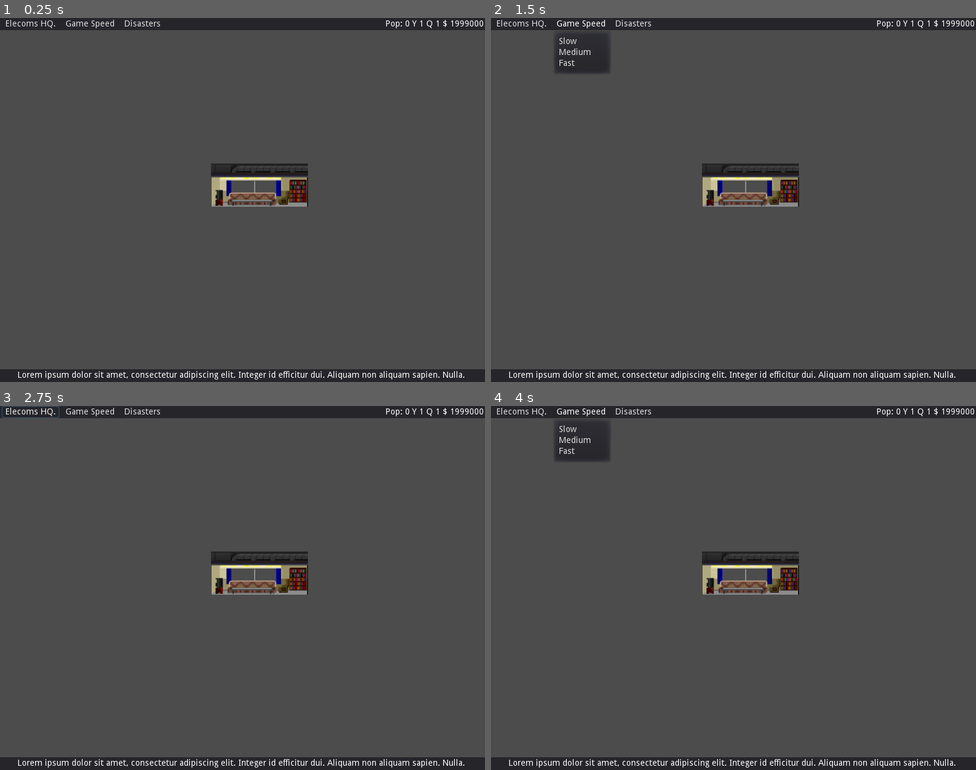
Above: before the commit, frames 1-4 (two rows, left to right).
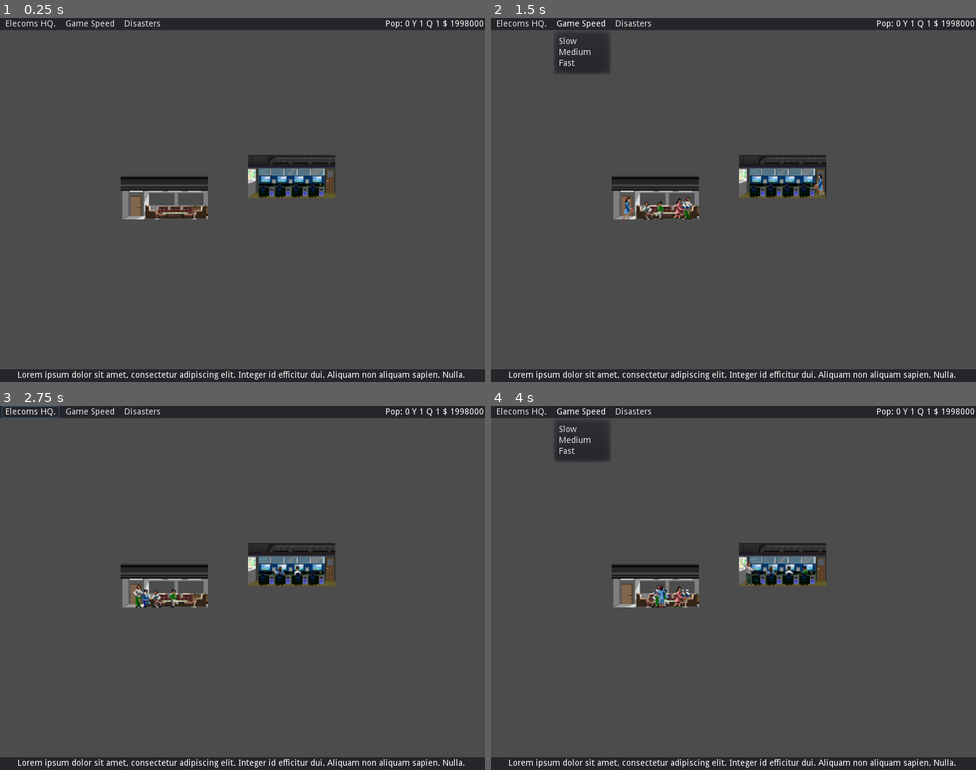
Above: after the commit, the same moments.

Repository: tonytins/skyscraperrising
Game: Godot game, scene res://src/world.tscn
Two runs of this game, one before a commit and one after it. Both use one fixed random seed, a clock stepped at 60 frames per second and the inputs below.
Inputs:
- Up to frame 1 (0.25 s): no input
- Up to frame 2 (1.5 s): click "Elecoms HQ." at 0.5 s; click "Game Speed" at 1.25 s
- Up to frame 3 (2.75 s): click "Disasters" at 2 s
- Up to frame 4 (4 s): click "Elecoms HQ." at 2.75 s; click "Game Speed" at 3.5 s

The runs differ from the first frame. In frame 1, 4.3% of the frame differs, in the area x 24-97%, y 0-56%; in frame 2, 4.3%; in frame 3, 4.3%; in frame 4, 4.4%.

Commit message:
Animanted office sprites

Diff:
--- a/project/assets/office.tscn
+++ b/project/assets/office.tscn
@@ -1,7 +1,32 @@
-[gd_scene load_steps=3 format=2]
+[gd_scene load_steps=16 format=2]
 
 [ext_resource path="res://src/room.gd" type="Script" id=1]
-[ext_resource path="res://assets/Office/office_t0_6_1.png" type="Texture" id=2]
+[ext_resource path="res://assets/Office/office_t0_1_3.png" type="Texture" id=2]
+[ext_resource path="res://assets/Office/office_t1_2_3.png" type="Texture" id=3]
+[ext_resource path="res://assets/Office/office_t0_1_5.png" type="Texture" id=4]
+[ext_resource path="res://assets/Office/office_t0_1_4.png" type="Texture" id=5]
+[ext_resource path="res://assets/Office/office_t0_1_6.png" type="Texture" id=6]
+[ext_resource path="res://assets/Office/office_t0_1_2.png" type="Texture" id=7]
+[ext_resource path="res://assets/Office/office_t0_1_1.png" type="Texture" id=8]
+[ext_resource path="res://assets/Office/office_t0_1_0.png" type="Texture" id=9]
+[ext_resource path="res://assets/Office/office_t1_2_1.png" type="Texture" id=10]
+[ext_resource path="res://assets/Office/office_t1_2_4.png" type="Texture" id=11]
+[ext_resource path="res://assets/Office/office_t1_2_2.png" type="Texture" id=12]
+[ext_resource path="res://assets/Office/office_t1_2_0.png" type="Texture" id=13]
+[ext_resource path="res://assets/Office/office_t1_2_5.png" type="Texture" id=14]
+
+[sub_resource type="SpriteFrames" id=1]
+animations = [ {
+"frames": [ ExtResource( 13 ), ExtResource( 10 ), ExtResource( 12 ), ExtResource( 3 ), ExtResource( 11 ), ExtResource( 14 ) ],
+"loop": true,
+"name": "v2",
+"speed": 2.0
+}, {
+"frames": [ ExtResource( 9 ), ExtResource( 8 ), ExtResource( 7 ), ExtResource( 2 ), ExtResource( 5 ), ExtResource( 4 ), ExtResource( 6 ) ],
+"loop": true,
+"name": "v1",
+"speed": 2.0
+} ]
 
 [node name="Office" type="Node2D"]
 script = ExtResource( 1 )
@@ -11,5 +36,8 @@
 room_capacity = 1
 is_rentable = true
 
-[node name="Sprite" type="Sprite" parent="."]
-texture = ExtResource( 2 )
+[node name="AnimatedSprite" type="AnimatedSprite" parent="."]
+frames = SubResource( 1 )
+animation = "v1"
+frame = 5
+playing = true
--- a/project/src/autoload/gamedata.gd
+++ b/project/src/autoload/gamedata.gd
@@ -6,6 +6,8 @@
 var prev_quarter: int
 var quarter: int = 1
 var population: int = 0
+var news: String
+
 enum GameSpeed { SLOW, MEDIUM, FAST }
 
 signal quarter_income
--- a/project/src/gpanel.gd
+++ b/project/src/gpanel.gd
@@ -1,17 +1,11 @@
 extends Panel
-
-func _ready():
-	$GameStatus/MoneyLbl.text = str(GameData.budget)
-	$GameStatus/YearNumLbl.text = str(GameData.year)
-	$GameStatus/QuaterNumLbl.text = str(GameData.quarter)
-	$GameStatus/PopNumLbl.text = str(GameData.population)
-	$GameMenus/NameBtn.text = GameData.tower_name
 
 func _process(delta):
 	$GameStatus/MoneyLbl.text = str(GameData.budget)
 	$GameStatus/YearNumLbl.text = str(GameData.year)
 	$GameStatus/PopNumLbl.text = str(GameData.population)
 	$GameStatus/QuaterNumLbl.text = str(GameData.quarter)
+	$GameMenus/NameBtn.text = GameData.tower_name
 
 func _on_NameBtn_pressed():
 	pass # Replace with function body.
--- /dev/null
+++ b/project/src/gui.gd
@@ -0,0 +1,4 @@
+extends Control
+
+func _on_NameBtn_pressed():
+	pass
--- a/project/src/gui.tscn
+++ b/project/src/gui.tscn
@@ -1,10 +1,12 @@
-[gd_scene load_steps=2 format=2]
+[gd_scene load_steps=3 format=2]
 
 [ext_resource path="res://src/gpanel.gd" type="Script" id=1]
+[ext_resource path="res://src/gui.gd" type="Script" id=2]
 
 [node name="GUI" type="Control"]
 anchor_right = 1.0
 anchor_bottom = 1.0
+script = ExtResource( 2 )
 __meta__ = {
 "_edit_use_anchors_": false
 }
--- a/project/src/room.gd
+++ b/project/src/room.gd
@@ -1,6 +1,8 @@
+tool
 extends Node2D
 
 enum IncomeFrequency { ONE_TIME, QUARTERLY }
+enum ChooseSprite { VERSION_1, VERSION_2 }
 
 export var room_cost: int = 10000
 export var room_income: int
@@ -8,6 +10,7 @@
 export var room_capacity: int
 export var is_rentable: bool
 export(IncomeFrequency) var income_frequency = IncomeFrequency.QUARTERLY
+export(ChooseSprite) var choose_sprite = ChooseSprite.VERSION_1
 
 var is_vacant: bool
 var num_of_tenants: int
@@ -23,6 +26,12 @@
 
 func _process(delta):
 
+	match choose_sprite:
+		ChooseSprite.VERSION_1:
+			$AnimatedSprite.play("v1")
+		ChooseSprite.VERSION_2:
+			$AnimatedSprite.play("v2")
+
 	# If the office is no longer vacant, start rent timer
 	if is_rentable == true:
 		if num_of_tenants >= room_capacity:
--- a/project/src/titlescreen.tscn
+++ b/project/src/titlescreen.tscn
@@ -35,6 +35,7 @@
 margin_bottom = 42.0
 text = "Elecoms HQ"
 align = 1
+caret_blink = true
 __meta__ = {
 "_edit_use_anchors_": false
 }
--- a/project/src/world.tscn
+++ b/project/src/world.tscn
@@ -7,15 +7,16 @@
 [node name="World" type="Node"]
 script = ExtResource( 1 )
 
-[node name="GUI" parent="." instance=ExtResource( 2 )]
-
 [node name="Quarters" type="Timer" parent="."]
 wait_time = 10.0
 autostart = true
 
 [node name="Office" parent="." instance=ExtResource( 3 )]
-position = Vector2( 427.577, 274.653 )
-income_frequency = 1
+position = Vector2( 481.153, 260.554 )
 
-[node name="Sprite" type="Sprite" parent="."]
+[node name="Office2" parent="." instance=ExtResource( 3 )]
+position = Vector2( 271.221, 296.175 )
+choose_sprite = 1
+
+[node name="GUI" parent="." instance=ExtResource( 2 )]
 [connection signal="timeout" from="Quarters" to="." method="_on_Quarters_timeout"]
